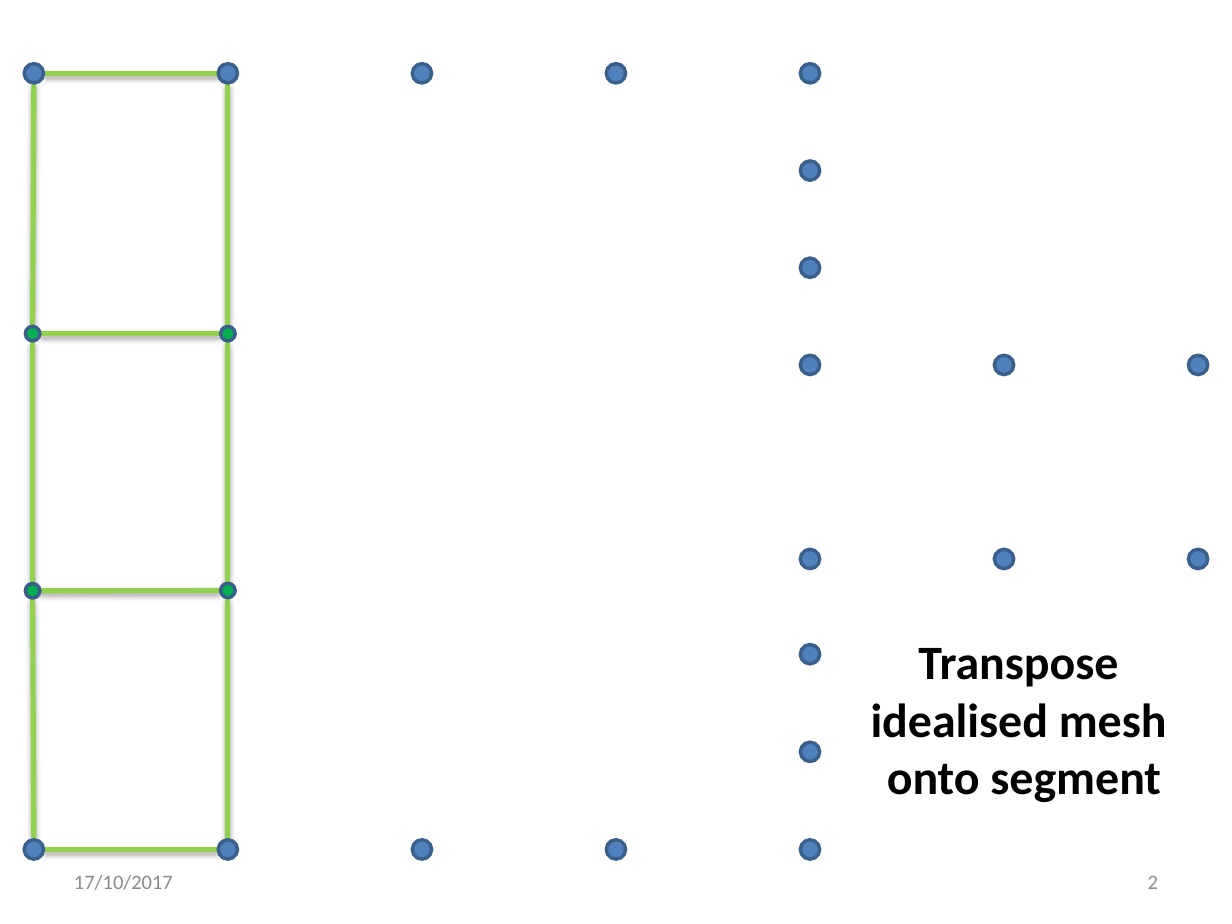
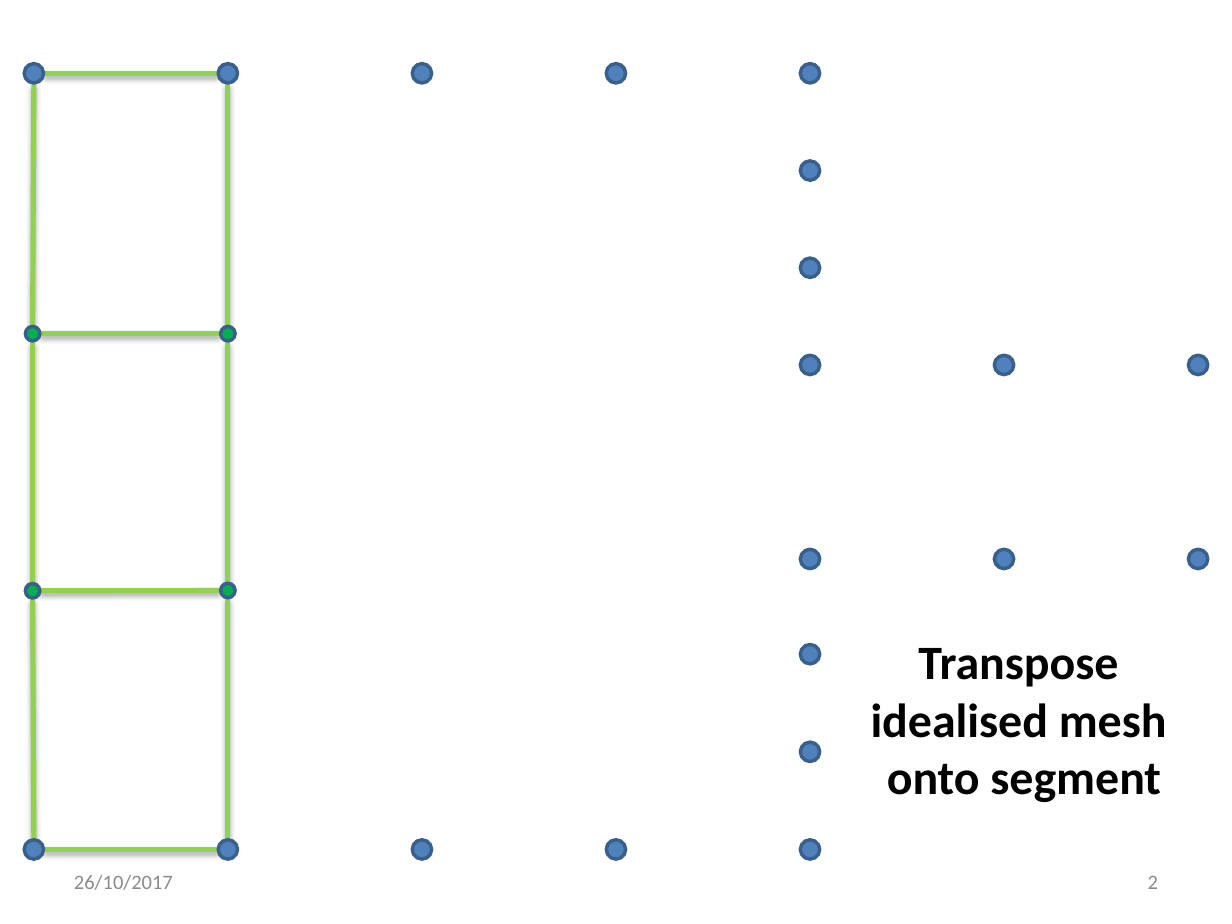
Before and after one commit to mpatel8/meshGen, a slide deck: slide 2 of approach.pptx. Drawn at 1232x924 pixels with LibreOffice and Linux fonts; fonts in the diff are those of the drawing. Boxes give left, top, right and bottom in pixels: in the first picture for what was removed or moved away, otherwise in the second. Text is boxed around its words. In the diff, an @@ line names an element or a change of style, - is before the commit and + after.

```diff
--- a/approach.pptx
+++ b/approach.pptx
@@ text at [74,875,173,890]: text changed @@
-17/10/2017
+26/10/2017
```
Also in this commit, not shown: 9 other slides changed, 7 slides added, 3 slides removed, 4 other files.
